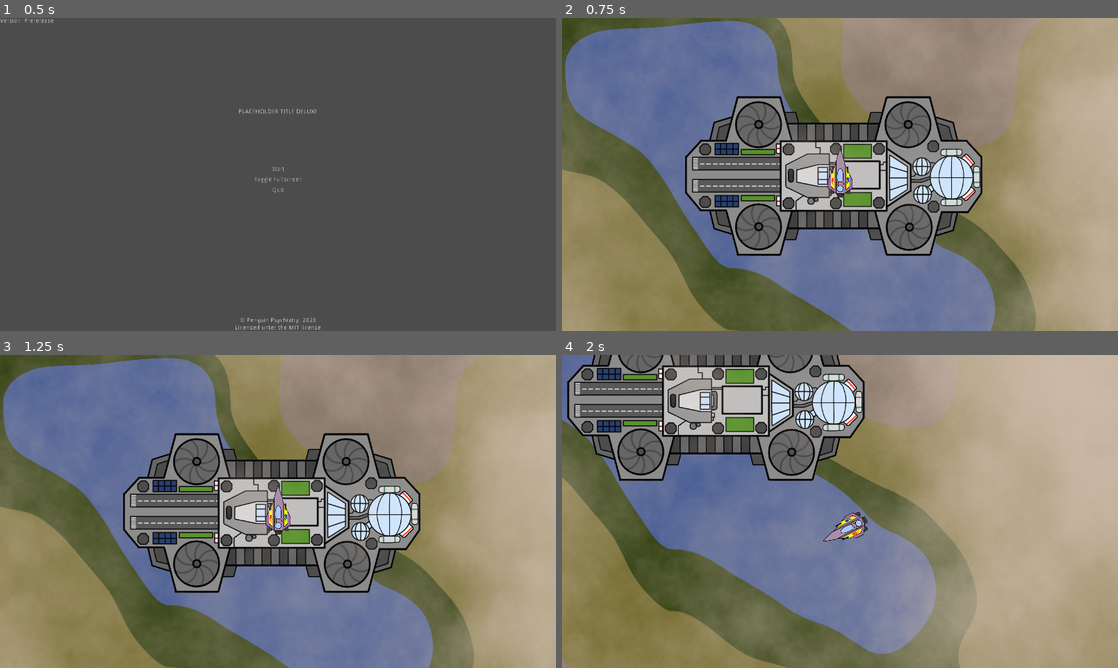
Above: before the commit, frames 1-4 (two rows, left to right).
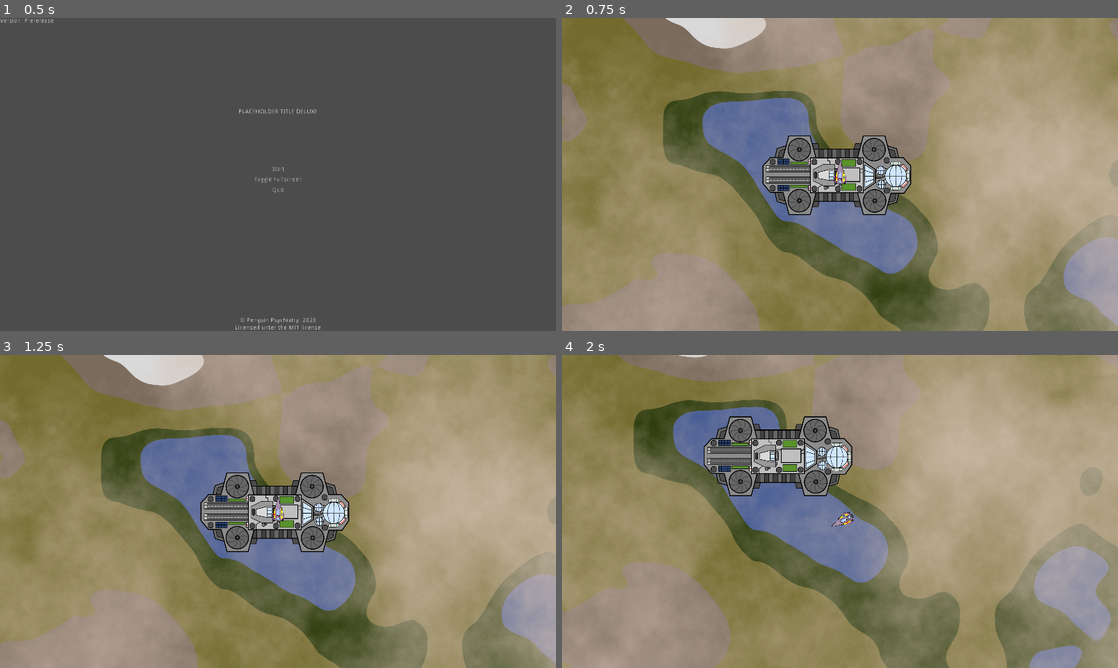
Above: after the commit, the same moments.

Repository: nalquas/openjam-2020
Game: Godot game, scene res://scenes/game/Main.tscn
Two runs of this game, one before a commit and one after it. Both use one fixed random seed, a clock stepped at 60 frames per second and the inputs below.
Inputs (mouse positions are in pixels of both pictures, inside the frame that each line leads up to):
- Up to frame 1 (0.5 s): no input
- Up to frame 2 (0.75 s): click "Start" at 0.5 s
- Up to frame 3 (1.25 s): no input
- Up to frame 4 (2 s): move the mouse to (962, 495) at 1.27 s; hold Right (right) from 1.28 s (still down); hold Shift (boost) from 1.28 s (still down); click (962, 495) at 1.42 s

Frame 1 is identical in both runs. In frame 2, 74% of the frame differs, in the area x 0-100%, y 0-100%; in frame 3, 73%; in frame 4, 73%.

Commit message:
zoomable camera with fixed mouse movement

Diff:
--- a/game/assets/Player.tscn
+++ b/game/assets/Player.tscn
@@ -54,6 +54,7 @@
 
 [node name="Camera2D" type="Camera2D" parent="."]
 current = true
+zoom = Vector2( 2, 2 )
 smoothing_enabled = true
 smoothing_speed = 15.0
 
--- a/game/scenes/game/Game.tscn
+++ b/game/scenes/game/Game.tscn
@@ -32,8 +32,4 @@
 cldseed = 2
 
 [node name="Homebase" parent="." instance=ExtResource( 4 )]
-
-[node name="Wolken" parent="ParallaxBackground/ParallaxLayer3" instance=ExtResource( 2 )]
-scale = Vector2( 20, 20 )
-cld_seed = 14
 [connection signal="menu" from="GameMenu" to="." method="_on_GameMenu_menu"]
--- a/game/scripts/Player.gd
+++ b/game/scripts/Player.gd
@@ -21,16 +21,7 @@
 		mouse_input_disabled = false
 		joy_input_disabled = true
 
-		# TODO Fix mouse vector when camera is scaled
-		#if event is InputEventMouseButton:
-			#print("event.position: " + String(event.position))
-			#print("get_viewport_rect().size: " + String(get_viewport_rect().size))
-			#print("get_canvas_transform().origin: " + String(get_canvas_transform().origin))
-			#print("global_position: " + String(global_position))
-			#print("get_canvas_transform().origin + global_position: " + String(get_canvas_transform().origin + global_position))
-			#print("")
-
-		mouse_vector = event.position - (get_canvas_transform().origin + global_position)
+		mouse_vector = get_global_mouse_position() - position
 	elif event is InputEventJoypadMotion:
 		mouse_input_disabled = true
 		joy_input_disabled = false
